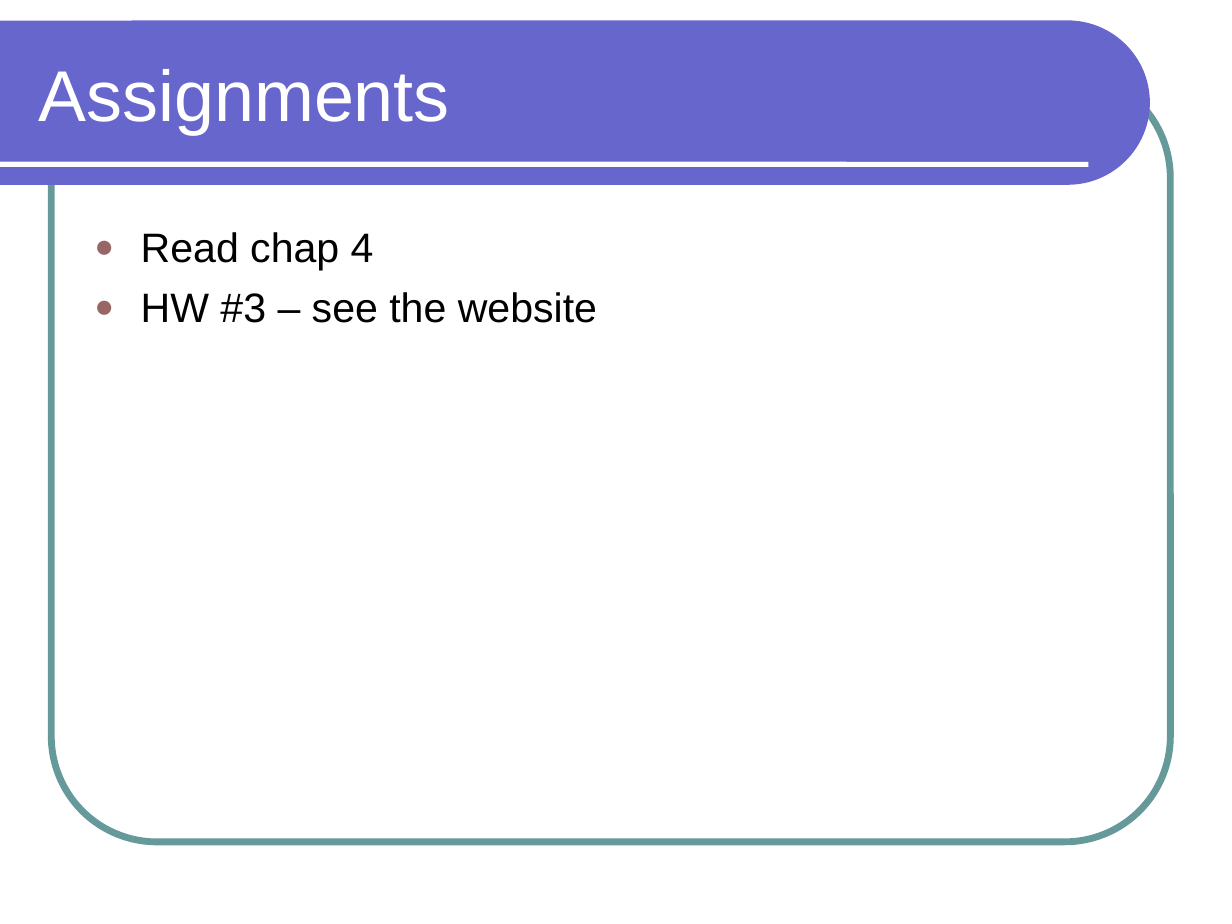
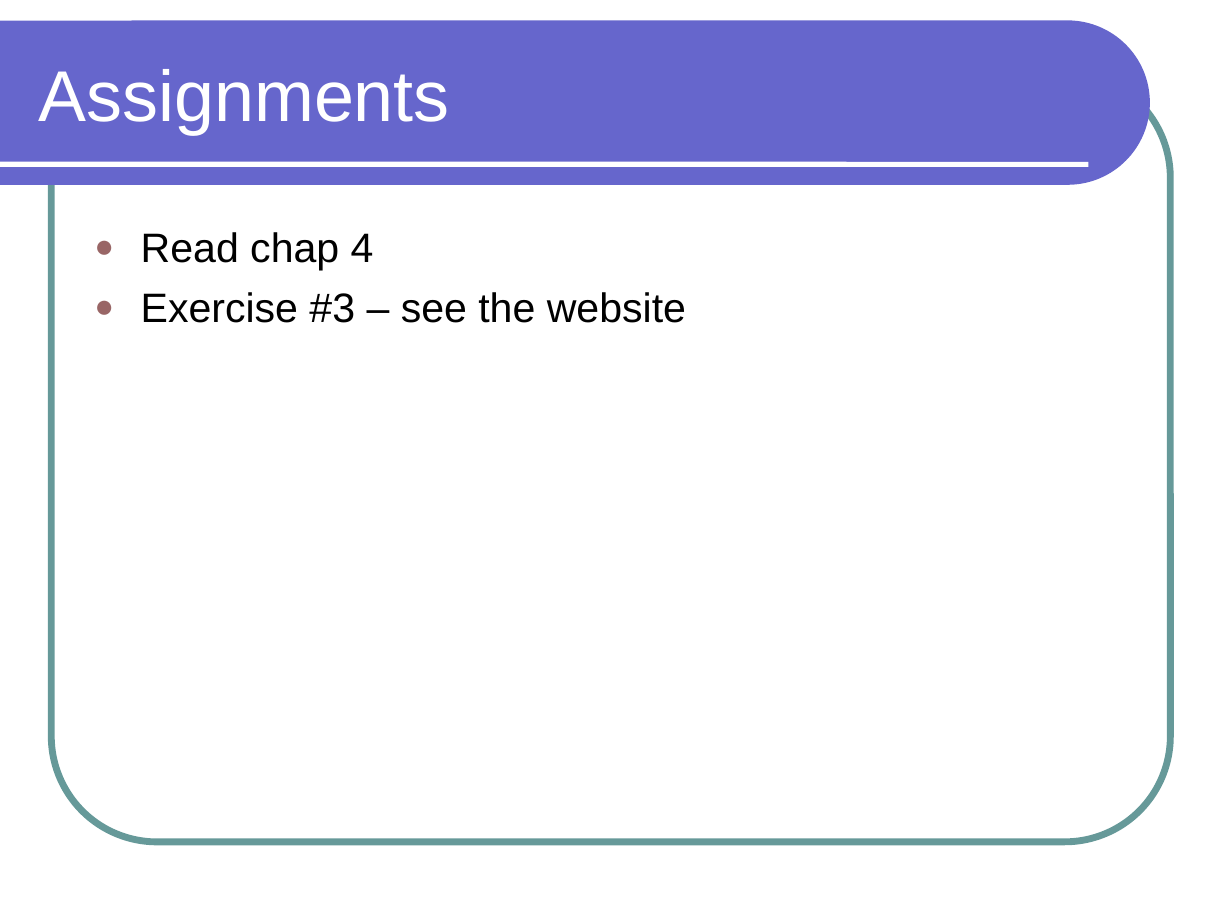
Before and after one commit to IndraniMandal/CSC301, a slide deck: slide 4 of csc301-ln007.ppt. Drawn at 1232x924 pixels with LibreOffice and Linux fonts; fonts in the diff are those of the drawing. Boxes give left, top, right and bottom in pixels: in the first picture for what was removed or moved away, otherwise in the second. Text is boxed around its words. In the diff, an @@ line names an element or a change of style, - is before the commit and + after.

```diff
--- a/csc301-ln007.ppt
+++ b/csc301-ln007.ppt
@@ text at (x1=141, y1=292, x2=686, y2=323): text changed @@
-● HW #3 – see the website
+● Exercise #3 – see the website
```
Also in this commit, not shown: 1 other slide changed, 1 other file.
